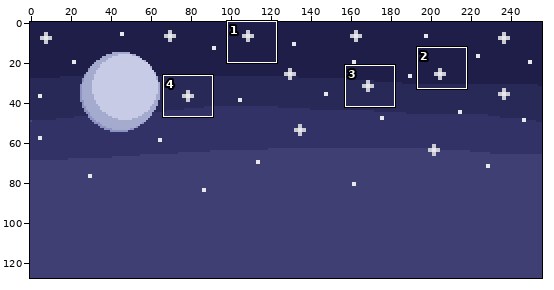
File history of a pixel-art file, Assets/Scene/Scene Images/night sky.aseprite. The first picture is a wide view before the edit; the outline marks the close-up.
Close-up. Before:
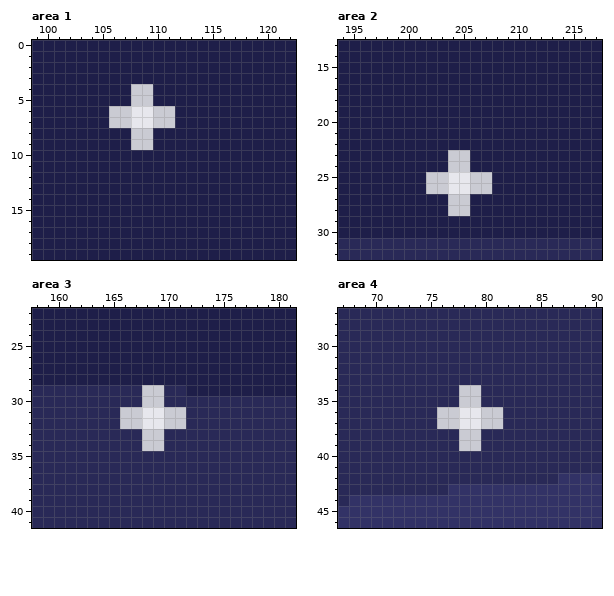
256x128 pixels, 1 frame. Shown: area 1: x 99..122, y 0..19; area 2: x 194..217, y 13..32; area 3: x 158..181, y 22..41; area 4: x 67..90, y 27..46. The commit also changed other parts of the picture, which this record leaves out.
New version:
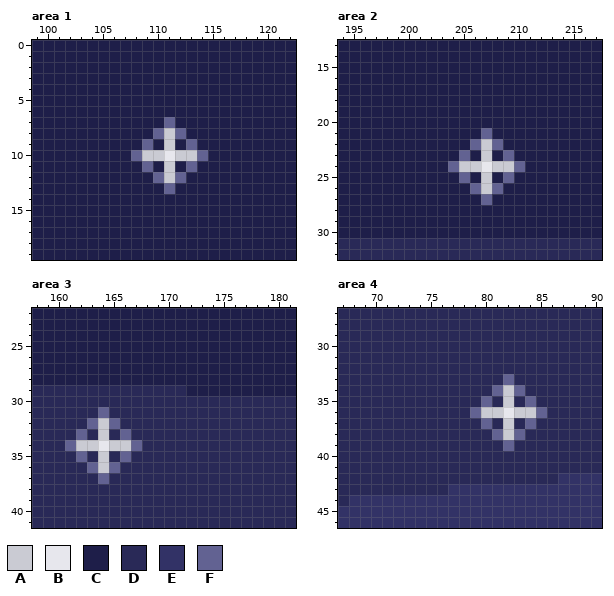
Palette (. is transparent): A #cacbd3  B #e7e7ed  C #1e1e49  D #292957  E #323266  F #626292
Edits made:
Area 1, layer "stars":
The author changed colour C to colour A in rows 8 to 9 at x 111; in row 10 at x 109 to 110 and 112 to 113; in rows 11 to 12 at x 111.
The author changed colour C to colour B in row 10 at x 111.
The author changed colour A to colour C in rows 4 to 5 at x 108 to 109; in row 6 at x 106 to 107 and 110 to 111; in row 7 at x 106 to 107 and 110; in row 8 at x 108 to 109; in row 9 at x 108.
The author changed colour B to colour C in rows 6 to 7 at x 108 to 109.
The author changed colour A to colour F in row 7 at x 111; in row 9 at x 109.
The author changed colour C to colour F in row 8 at x 110 and 112; in row 9 at x 113; in row 10 at x 108 and 114; in row 11 at x 109 and 113; in row 12 at x 110 and 112; in row 13 at x 111.
Area 2, layer "stars":
The author changed colour C to colour A in rows 22 to 23 at x 207; in row 24 at x 206 and 208 to 209.
The author changed colour C to colour B in row 24 at x 207.
The author changed colour A to colour C in row 23 at x 204; in row 25 at x 202 to 203 and 206; in row 26 at x 202 to 203; in rows 27 to 28 at x 204 to 205.
The author changed colour B to colour C in row 25 at x 204; in row 26 at x 204 to 205.
The author changed colour A to colour F in row 23 at x 205; in row 24 at x 204; in row 26 at x 206.
The author changed colour B to colour F in row 25 at x 205.
The author changed colour C to colour F in row 21 at x 207; in row 22 at x 206 and 208; in row 23 at x 209; in row 24 at x 210; in row 25 at x 209; in row 26 at x 208.
The author changed colour C to colour F in row 27 at x 207.
Area 3, layer "stars":
The author changed colour D to colour A in rows 32 to 33 at x 164; in row 34 at x 162 to 163 and 165 to 166; in rows 35 to 36 at x 164.
The author changed colour D to colour B in row 34 at x 164.
The author changed colour A to colour D in rows 29 to 30 at x 168 to 169; in rows 31 to 32 at x 166 to 167 and 170 to 171; in rows 33 to 34 at x 168 to 169.
The author changed colour B to colour D in rows 31 to 32 at x 168 to 169.
The author changed colour D to colour F in row 31 at x 164; in row 32 at x 163 and 165; in row 33 at x 162 and 166; in row 34 at x 161 and 167; in row 35 at x 162 and 166; in row 36 at x 163 and 165.
The author changed colour D to colour F in row 37 at x 164.
Area 4, layer "stars":
The author changed colour D to colour A in rows 34 to 35 at x 82; in row 36 at x 83 to 84; in rows 37 to 38 at x 82.
The author changed colour D to colour B in row 36 at x 82.
The author changed colour A to colour D in rows 34 to 35 at x 78 to 79; in row 36 at x 76 to 77; in row 37 at x 76 to 77 and 81; in rows 38 to 39 at x 78 to 79.
The author changed colour B to colour D in row 36 at x 78; in row 37 at x 78 to 79.
The author changed colour A to colour F in row 37 at x 80.
The author changed colour B to colour F in row 36 at x 79.
The author changed colour D to colour F in row 33 at x 82; in row 34 at x 81 and 83; in row 35 at x 80 and 84; in row 36 at x 85; in row 37 at x 84; in row 38 at x 81 and 83.
The author changed colour D to colour F in row 39 at x 82.
Pixel boxes of the changes (left, top, right, bottom) in both close-ups:
changed: (109, 84, 208, 194)
changed: (426, 128, 525, 216)
changed: (65, 385, 186, 484)
changed: (437, 374, 547, 451)
